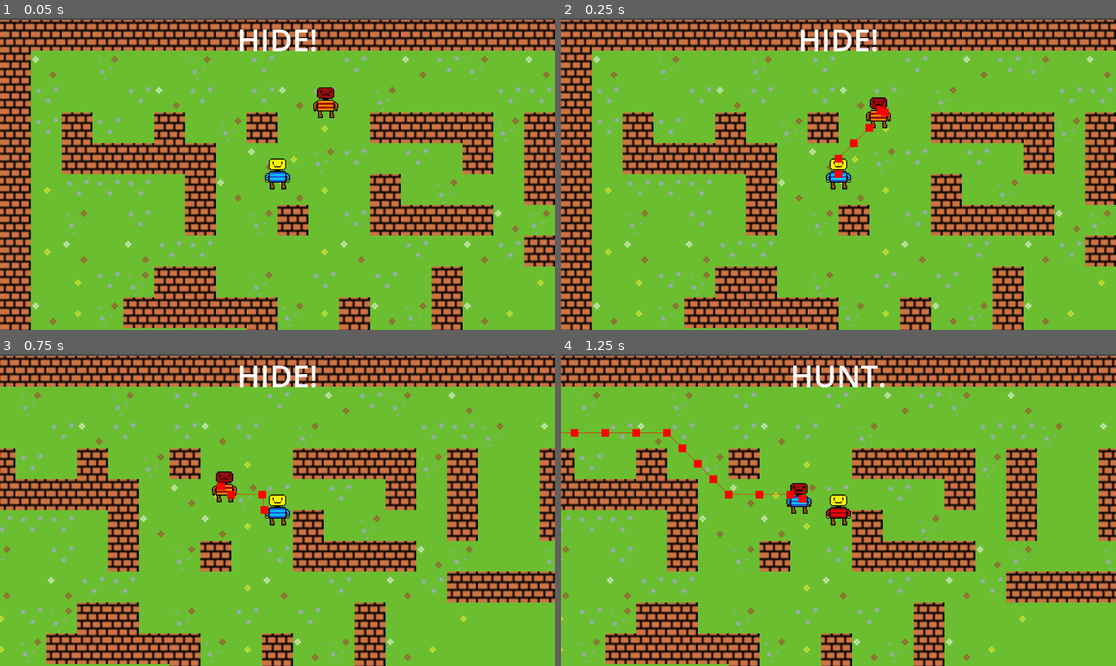
Above: before the commit, frames 1-4 (two rows, left to right).
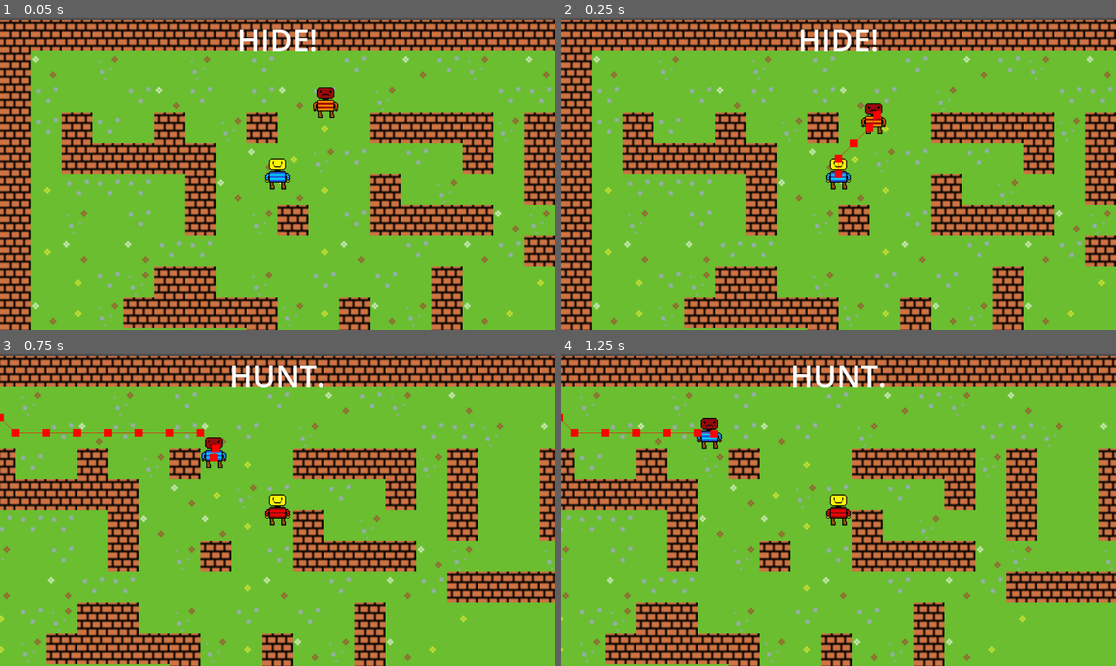
Above: after the commit, the same moments.

Repository: LegoMaster7001/fargo-game-jam-2025
Game: Godot game, scene res://Scenes/Game.tscn
Same seed, same stepped clock (60 frames per second), same inputs: the game is played once before the commit and once after it.
Inputs:
- Up to frame 1 (0.05 s): no input
- Up to frame 2 (0.25 s): no input
- Up to frame 3 (0.75 s): hold Right (ui_right) from 0.53 s (still down); hold E from 0.53 s (still down)
- Up to frame 4 (1.25 s): keep holding Right (ui_right); keep holding E

Frame 1 is identical in both runs. In frame 2, 0.4% of the frame differs, in the area x 54-60%, y 25-38%; in frame 3, 1.8%, in the area x 0-59%, y 3-53%; in frame 4, 0.9%.

Commit message:
better enemy
increased enemy speed and

Diff:
--- a/Scenes/enemy.tscn
+++ b/Scenes/enemy.tscn
@@ -8,7 +8,7 @@
 radius = 56.0
 
 [sub_resource type="CircleShape2D" id="CircleShape2D_1f0kj"]
-radius = 300.0
+radius = 1000.0
 
 [node name="Enemy" type="CharacterBody2D" node_paths=PackedStringArray("tag_checker", "role_flip_timer")]
 scale = Vector2(0.125, 0.125)
--- a/Scripts/Player.gd
+++ b/Scripts/Player.gd
@@ -32,7 +32,7 @@
 		Global.flip_role()
 
 func checkDashing():
-	if Input.is_key_pressed(KEY_E) && dashReady:
+	if Input.is_key_pressed(KEY_E) && dashReady && Global.hunted:
 		dashReady = false
 		dashing = true
 		$DashTimer.start()
--- a/Scripts/enemy.gd
+++ b/Scripts/enemy.gd
@@ -1,7 +1,7 @@
 class_name Enemy
 extends CharacterBody2D
 
-const speed = 50
+const speed = 80
 
 
 @export var player: Node2D
